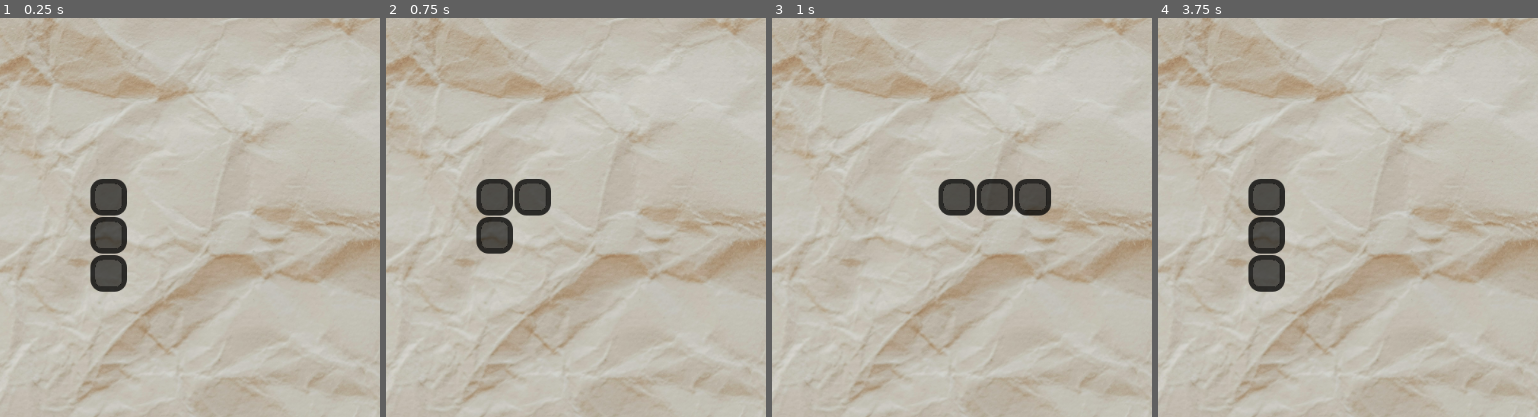
Above: before the commit, frames 1-4 (left to right).
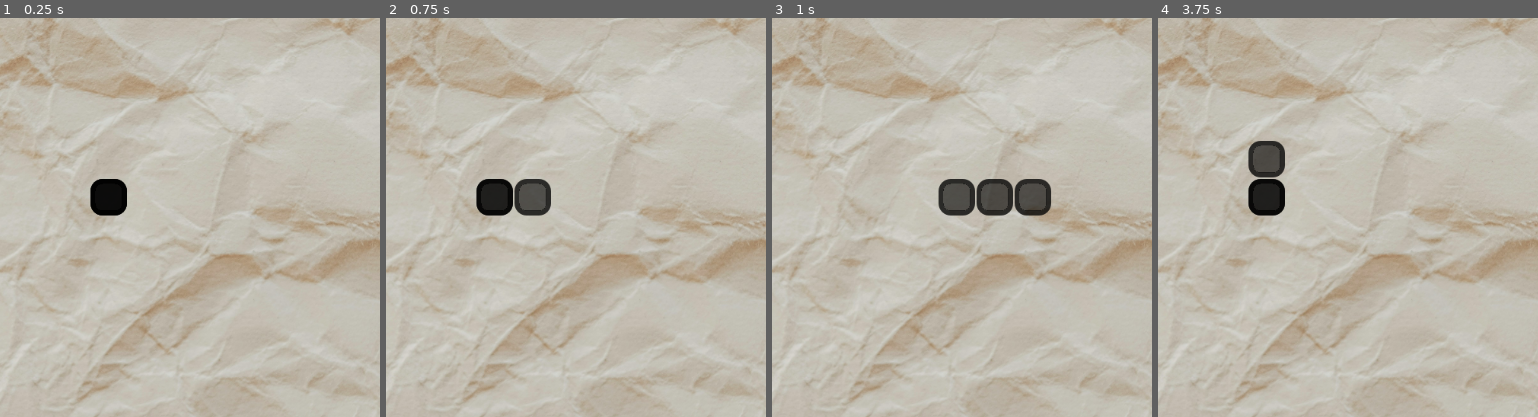
Above: after the commit, the same moments.

Repository: seriouslysean/game--snake
Game: Godot game, scene res://scenes/main.tscn
The game is run twice, just before and just after one commit, with the same random seed, the same clock (stepped at 60 frames per second) and the same inputs.
Inputs:
- Up to frame 1 (0.25 s): no input
- Up to frame 2 (0.75 s): tap Enter at 0.5 s; hold Right (move_right) from 0.53 s (still down)
- Up to frame 3 (1 s): keep holding Right (move_right)
- Up to frame 4 (3.75 s): release Right (move_right) at 1.28 s; hold Down (move_down) 1.28-2.03 s; hold Right (move_right) 2.03-2.75 s; click "play again" at 2.75 s; tap Space at 3.5 s; hold Up (move_up) from 3.53 s (still down)
The pictures show only the part of the screen within x 33-83%, y 27-77%; the shares and areas given below are measured in that part.

The runs differ from the first frame. In frame 1, 2.4% of the frame differs, in the area x 23-34%, y 40-69%; in frame 2, 1.6%; in frame 3, nothing differs; in frame 4, 3.3%, in the area x 23-34%, y 30-69%.

Commit message:
Fix down press immediately ending the game
Fix down press not working to start game

Fix down press not working to start game

Diff:
--- a/scenes/main.gd
+++ b/scenes/main.gd
@@ -52,9 +52,9 @@
 	snake_data.clear()
 	snake.clear()
 
-	# Starting with the start_pos, create tail segments vertically down
+	# Starting with the start_pos, create tail segments on the same square
 	for i in range(INITIAL_SNAKE_LENGTH):
-		add_segment(start_pos + Vector2(0, i))
+		add_segment(start_pos)
 
 func add_segment(pos):
 	snake_data.append(pos)
@@ -80,8 +80,8 @@
 
 	for action in direction_mapping.keys():
 		var direction = direction_mapping[action]
-
-		if Input.is_action_just_pressed(action) and move_direction != direction:
+		if Input.is_action_just_pressed(action) and (not game_started or move_direction != -direction):
+			print(action)
 			move_direction = direction
 			can_move = false
 			if not game_started:
